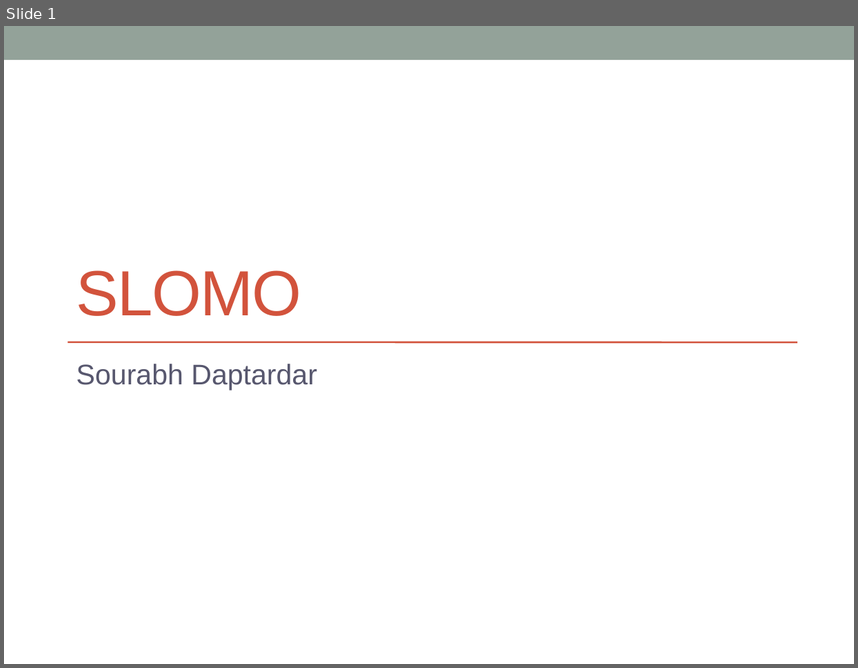
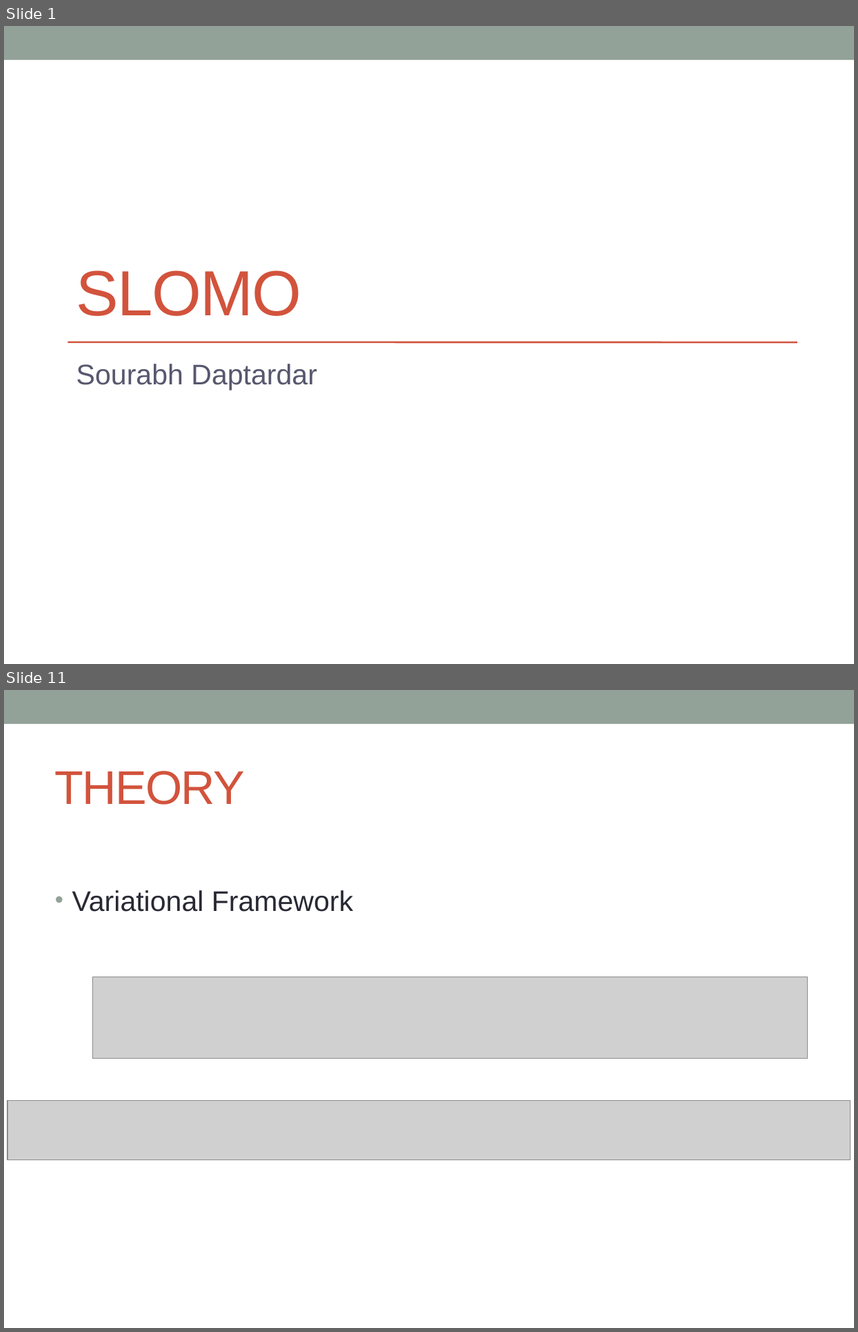
Before and after one commit to sourabhd/ProjPres, a slide deck: presentation/SloMo.pptx. Shown one above the other, each under a label of ours: slide 1 before the commit, slides 1 and 11 after it; the slides between them are not shown. The pictures are 858x668 and 858x1332 pixels, drawn with LibreOffice and Linux fonts; fonts in the diff are those of the drawing; grey boxes stand for pictures. Boxes give left, top, right and bottom in pixels: in the first picture for what was removed or moved away, otherwise in the second. Text is boxed around its words. In the diff, an @@ line names an element or a change of style, - is before the commit and + after.

```diff
--- a/presentation/SloMo.pptx
+++ b/presentation/SloMo.pptx
@@ slide 11 added at (4,690,854,1328), background #FFFFFF; not listed: 1 template element that a slide beside it also shows @@
@@ title added at (55,771,245,805), 40 pt, text #D2533C @@
+THEORY
@@ text added at (72,890,353,911), 24 pt, text #292934 @@
+• Variational Framework
@@ picture added at (92,976,807,1058) @@
@@ picture added at (7,1101,851,1159) @@
```
Also in this commit, not shown: 2 slides changed, 11 other slides added, 1 slide removed.
